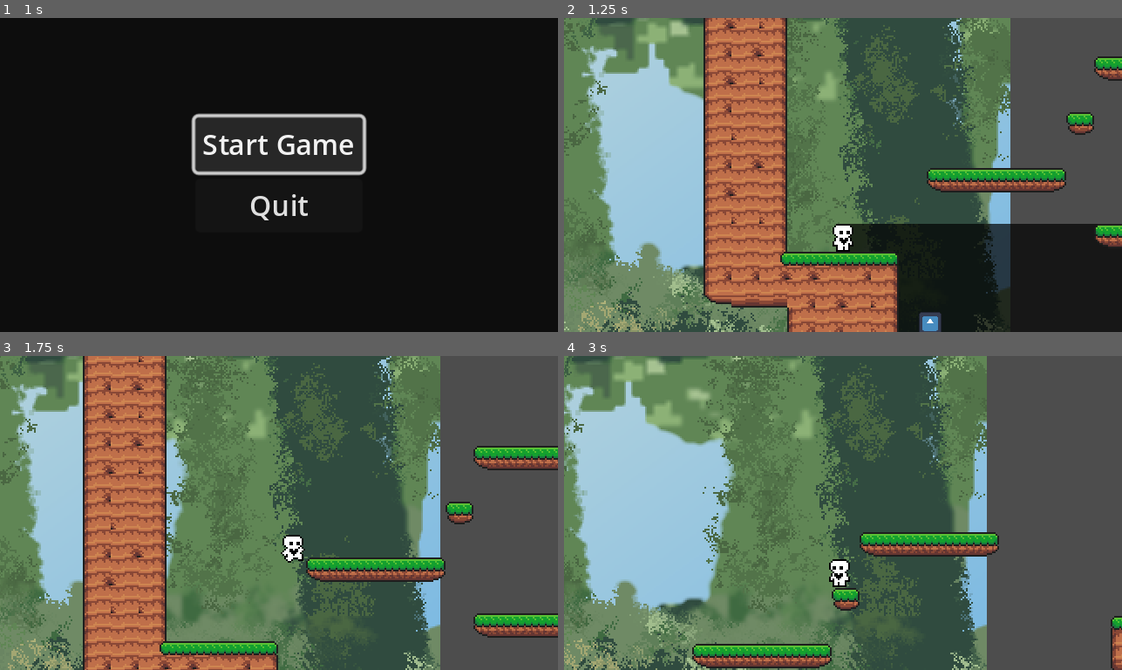
Above: before the commit, frames 1-4 (two rows, left to right).
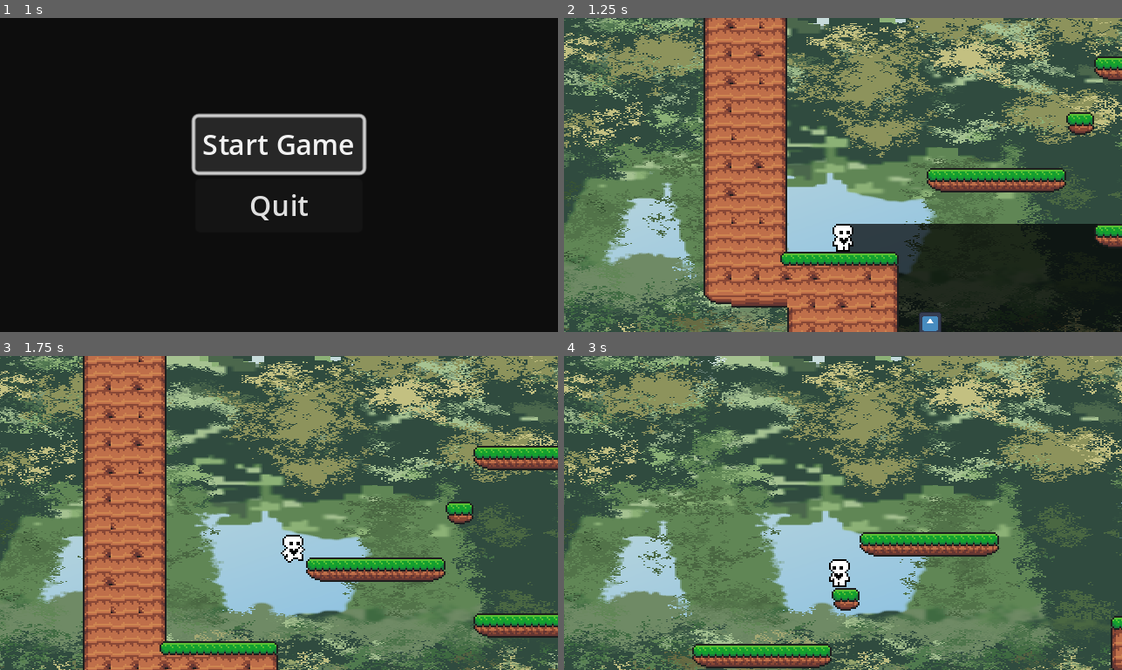
Above: after the commit, the same moments.

Repository: alwong18/AnimalExplorer
Game: Godot game, scene res://Scenes/start_menu.tscn
Two runs of this game, one before a commit and one after it. Both use one fixed random seed, a clock stepped at 60 frames per second and the inputs below. The engine's default icon, where the game draws it, is replaced by a stand-in: a white triangle on a blue panel in a dark square.
Inputs:
- Up to frame 1 (1 s): click "Start Game" at 0.5 s
- Up to frame 2 (1.25 s): no input
- Up to frame 3 (1.75 s): hold Right (move_right) from 1.28 s (still down); tap Up (move_up) at 1.52 s
- Up to frame 4 (3 s): tap Up (move_up) at 2.27 s; release Right (move_right) at 2.78 s; hold Left (move_left) from 2.78 s (still down)

Frame 1 is identical in both runs. In frame 2, 53% of the frame differs, in the area x 0-100%, y 0-100%; in frame 3, 62%; in frame 4, 76%.

Commit message:
fixed the background scrolling

Diff:
--- a/Scenes/level_one.tscn
+++ b/Scenes/level_one.tscn
@@ -29,9 +29,10 @@
 [node name="ParallaxBackground" type="ParallaxBackground" parent="." index="6"]
 
 [node name="ParallaxLayer" type="ParallaxLayer" parent="ParallaxBackground" index="0"]
-motion_scale = Vector2(0.1, 2.08165e-12)
-motion_mirroring = Vector2(100, 2.08165e-12)
+motion_scale = Vector2(0.02, 2.08165e-12)
+motion_mirroring = Vector2(50, 2.08165e-12)
 
 [node name="Sprite2D" type="Sprite2D" parent="ParallaxBackground/ParallaxLayer" index="0"]
-position = Vector2(0, 2)
+position = Vector2(115, 83)
+scale = Vector2(1, 0.461)
 texture = ExtResource("7_h5n0o")
Not shown: 1 places in Scenes/level_1_tile_map.tscn that only renumber resources
Not shown: 1 places in Scenes/level_one.tscn that only renumber resources
Not shown: 1 places in Scenes/level_two.tscn that only renumber resources
Not shown: 1 places in Scenes/player.tscn that only renumber resources
